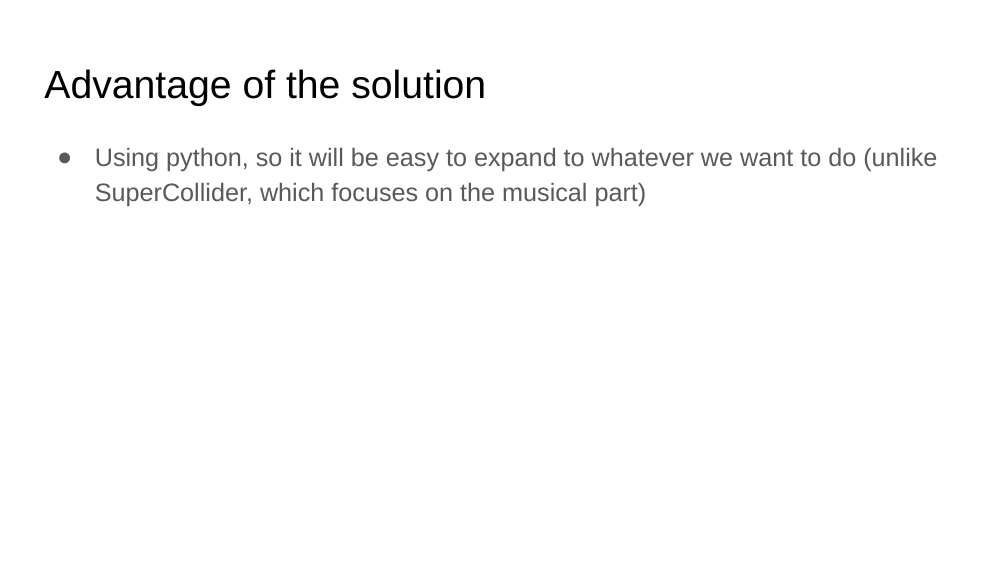
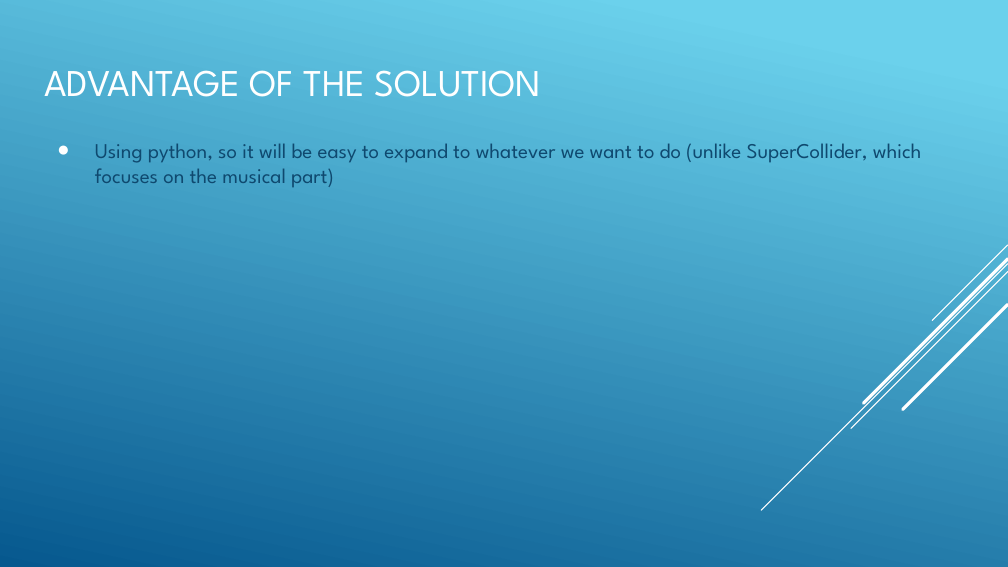
Before and after one commit to anatbal/musical_public, a slide deck: slide 6 of presentation/Paintable Harmony.pptx. Drawn at 1008x567 pixels with LibreOffice and Linux fonts; fonts in the diff are those of the drawing. Boxes give left, top, right and bottom in pixels: in the first picture for what was removed or moved away, otherwise in the second. Text is boxed around its words. In the diff, an @@ line names an element or a change of style, - is before the commit and + after.

```diff
--- a/presentation/Paintable Harmony.pptx
+++ b/presentation/Paintable Harmony.pptx
@@ background #FFFFFF to gradient #6ED2EB to #06588E @@
@@ title at [44, 70, 542, 97]: text changed; size 28 to 27 pt; font Arial to League Spartan; text colour #000000 to #FFFFFF @@
-Advantage of the solution
+ADVANTAGE OF THE SOLUTION
@@ text "Using python, so it will ..." at [95, 143, 922, 187]: size 18 to 15 pt, font Arial to League Spartan, text colour #595959 to #0F496F; line spacing 1.15 to 1; bullet colour #595959 to #FFFFFF @@
@@ group added at [761, 245, 1008, 510]: 5 lines @@
```
Also in this commit, not shown: 9 other slides changed, 1 slide added.
